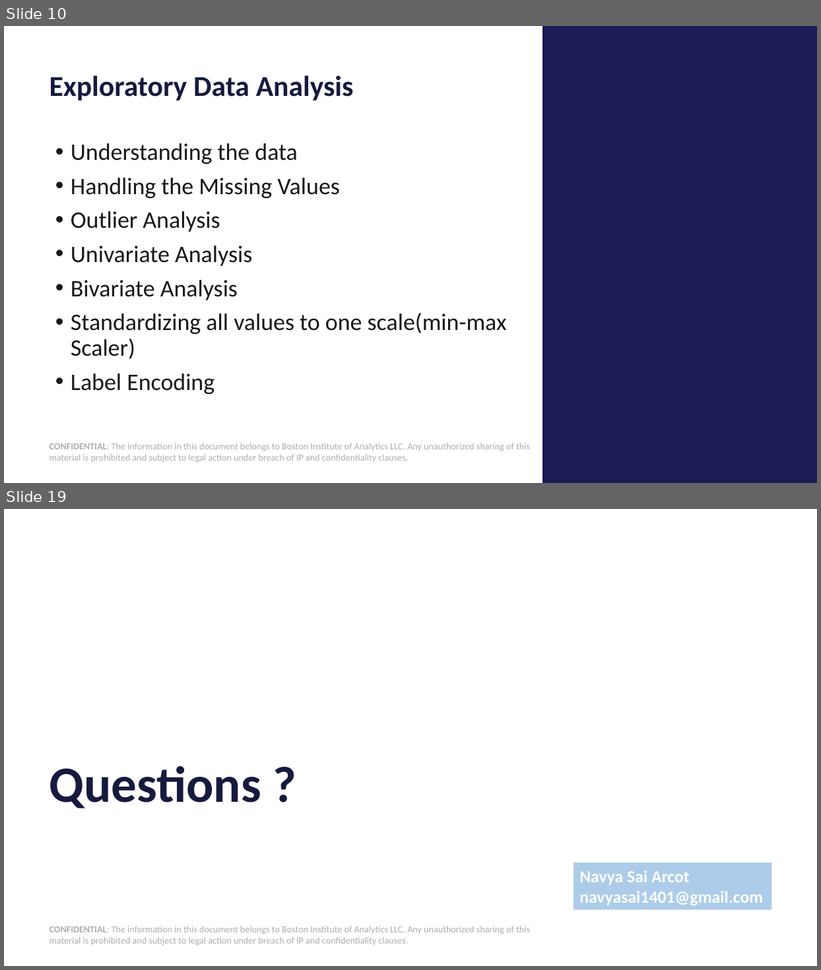
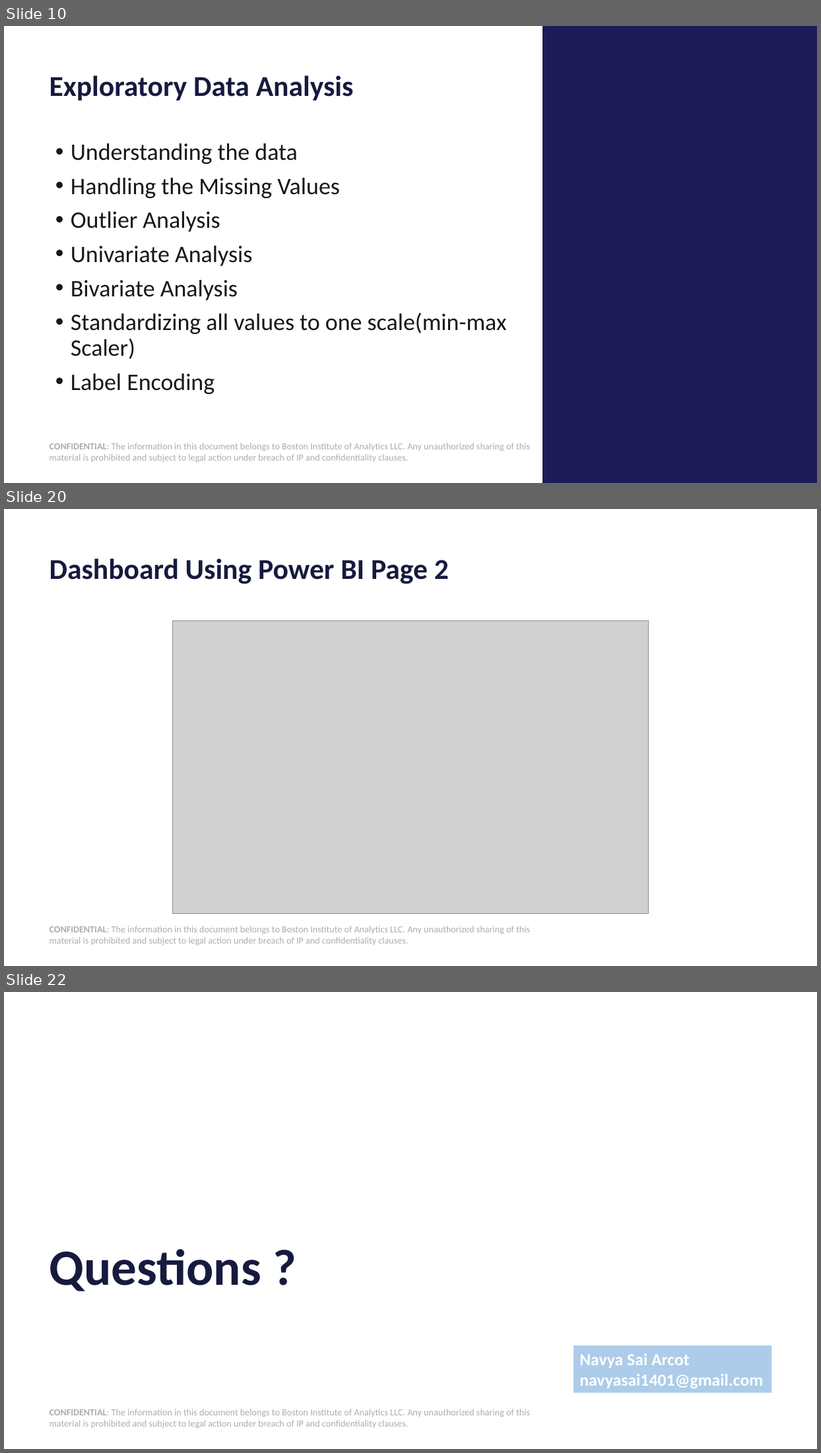
Before and after one commit to NavyaSai-V/predict-Sleep-Disorder, a slide deck: PPT Sleep disorder.pptx. Shown one above the other, each under a label of ours: slides 10 and 19 before the commit, slides 10, 20 and 22 after it; the slides between them are not shown. The pictures are 821x970 and 821x1453 pixels, drawn with LibreOffice and Linux fonts; fonts in the diff are those of the drawing; grey boxes stand for pictures; background and template pictures are left out. Boxes give left, top, right and bottom in pixels: in the first picture for what was removed or moved away, otherwise in the second. Text is boxed around its words. In the diff, an @@ line names an element or a change of style, - is before the commit and + after.

```diff
--- a/PPT Sleep disorder.pptx
+++ b/PPT Sleep disorder.pptx
@@ slide 20 added at (4,509,817,966), background #FFFFFF; not listed: 1 template element that a slide beside it also shows @@
@@ title added at (50,559,449,584), 34 pt, text #161A3E, bold @@
+Dashboard Using Power BI Page 2
@@ picture added at (173,621,649,914) @@
@@ what was slide 19 is now slide 22 @@
```
Also in this commit, not shown: 14 slides changed, 3 other slides added, 1 slide removed.
